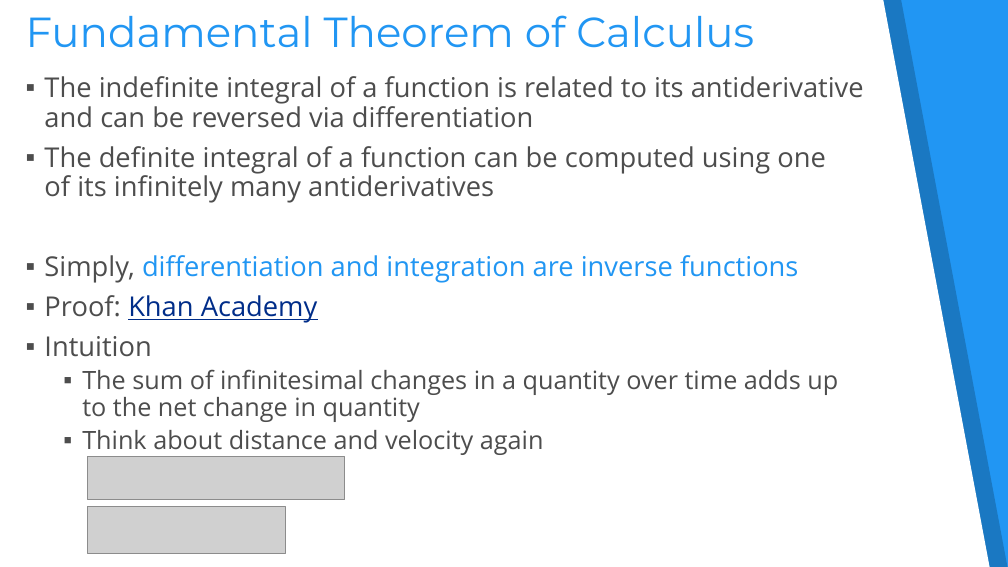
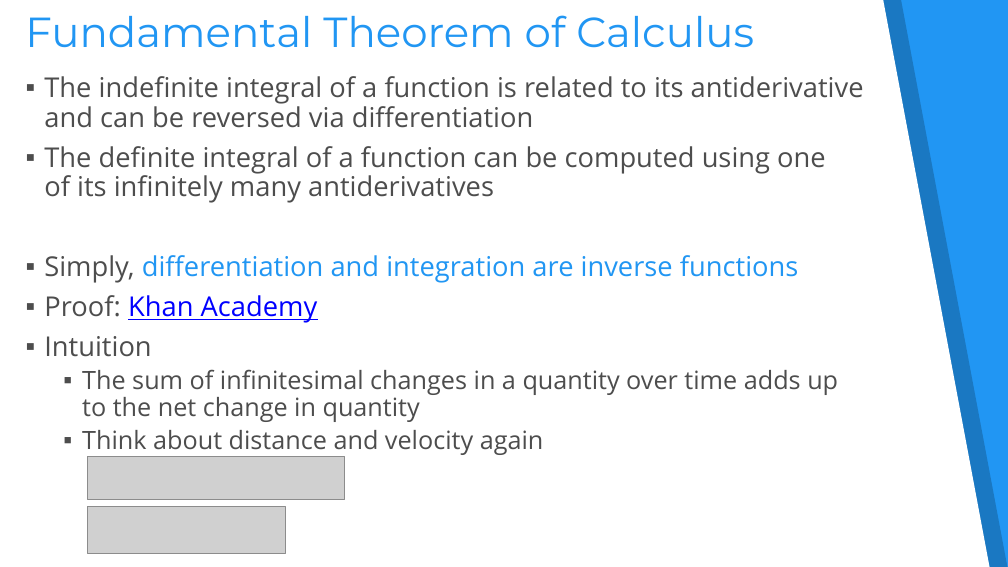
Before and after one commit to aquaruiz/Math_Concepts, a slide deck: slide 24 of 08. Calculus-Exercise/07. Calculus.pptx. Drawn at 1008x567 pixels with LibreOffice and Linux fonts; fonts in the diff are those of the drawing; grey boxes stand for pictures. Boxes give left, top, right and bottom in pixels: in the first picture for what was removed or moved away, otherwise in the second. Text is boxed around its words. In the diff, an @@ line names an element or a change of style, - is before the commit and + after.

Commit message:
solved Calculus Exercise

```diff
--- a/08. Calculus-Exercise/07. Calculus.pptx
+++ b/08. Calculus-Exercise/07. Calculus.pptx
@@ freeform shape at (0,0,990,567): outline redrawn @@
@@ text "The indefinite integral of a ..." at (44,76,864,455): text colour #002D89 to #0000FF in "Khan Academy" @@
```
Also in this commit, not shown: 18 other slides changed, 6 slides added, 6 slides removed.
